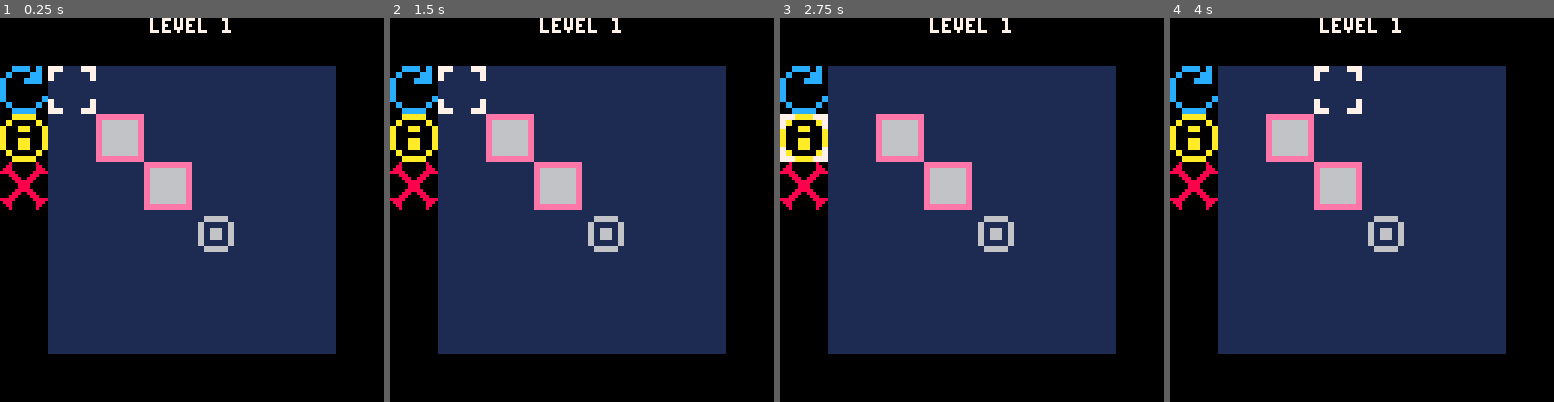
Above: before the commit, frames 1-4 (left to right).
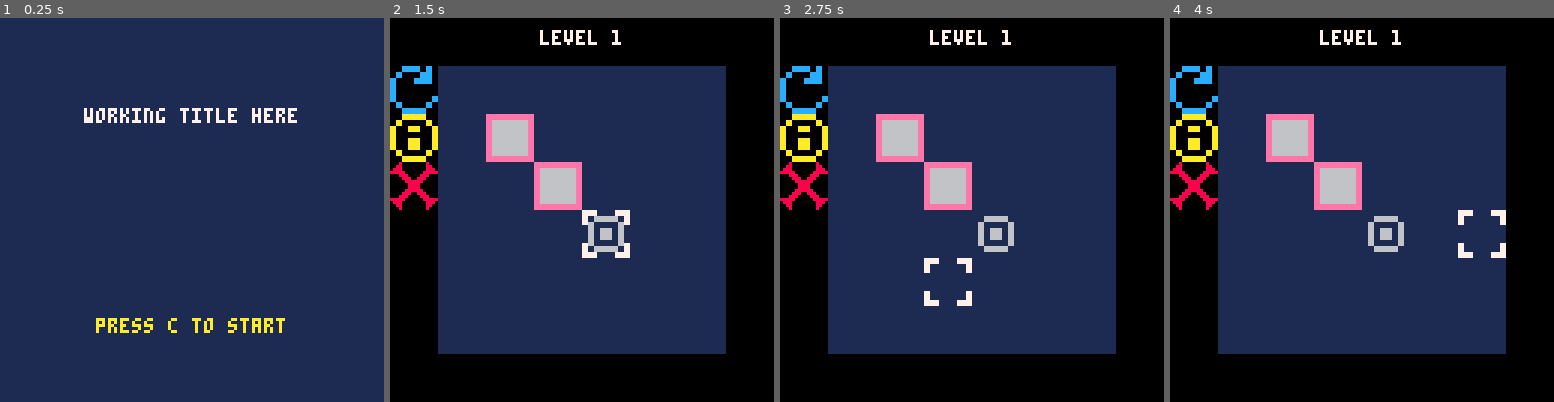
Above: after the commit, the same moments.

Repository: apineapple/tactic-toe
Game: PICO-8 cartridge puzzle.p8
Two runs of this game, one before a commit and one after it. Both use one fixed random seed, a clock stepped at 60 frames per second and the inputs below.
Inputs:
- Up to frame 1 (0.25 s): no input
- Up to frame 2 (1.5 s): tap O (Z key) at 0.33, 0.7, 1.43 s; tap X (X key) at 1.07 s
- Up to frame 3 (2.75 s): hold Left 1.97-2.37 s; tap X (X key) at 2.07, 2.4, 2.73 s; tap O (Z key) at 2.22 s; hold Down from 2.42 s (still down)
- Up to frame 4 (4 s): release Down at 2.82 s; hold Right 2.87-3.53 s; tap X (X key) at 3.07, 3.4, 3.73 s; tap O (Z key) at 3.1, 3.98 s; hold Up from 3.58 s (still down)

The runs differ from the first frame. In frame 1, 49% of the frame differs, in the area x 0-100%, y 0-100%; in frame 2, 1.3%; in frame 3, 1.3%; in frame 4, 1.3%.

Commit message:
Add files via upload

Diff:
--- a/puzzle.p8
+++ b/puzzle.p8
@@ -74,13 +74,12 @@
 	}
 
 cf=1 -- cursor flashing
-mode="" -- info screen flag
+mode="title" -- info screen flag
 sx=0 sy=0 -- stored x/y for lock
 lock = 0 -- locked on block flag
 gf = 2 -- goal flashing
 x=16 y=16 -- position (in tiles)
 t=0 -- timer
-myl=1 --levels cleared
 ml=#b+1 -- max level+1
 re={} -- restart
 un={} -- undo
@@ -109,7 +108,15 @@
 
 function _draw()
  cls()
-	if (mode=="select") then
+ if (mode=="title") then
+ 	cls(1)
+ 	color(7)
+ 	txt="working title here"
+ 	print(txt,64-#txt*2,30)
+ 	color(10)
+ 	txt="press c to start"
+ 	print(txt,64-#txt*2,100)
+	elseif (mode=="select") then
 
  --draw all level tabs
 	 for i=1,ml-1 do
@@ -151,7 +158,8 @@
 		cls()
 		map()
 		color(7)
-		print("level "..l, 50, 0)
+		txt="level "..l
+		print(txt, 64-#txt*2, 4)
 
 		-- goal sprite
 		for i=1, #g[l] do
@@ -299,7 +307,7 @@
 	end
 
 	--undo
-	if (btnp(5)) then
+	if (btnp(5) and mode=="level") then
 			press_x()
 	end
 
@@ -558,7 +566,9 @@
 end
 
 function press_c()
-if(mode=="tutorial" or mode=="select")then
+if (mode=="title") then
+	mode="select"
+elseif(mode=="tutorial" or mode=="select")then
 			mode="level"
 			re={}
 			x=g[l][1][1]*16
@@ -619,13 +629,13 @@
 		end
 end
 __gfx__
-0000000077777ddd111111116666666611111111eeeeeeee00000000eeeeeeee6666666600000000ddddddddddddddddeeeeeeeeeeeeeeeeeeeeeeee66aaaa66
-0000000077777ddd111111116666666611111111eeeeeeee00000000e666666e6111111600000000ddddddddddddddddeeeeeeeeeeeeeeeee000000e66a66a66
-0070070077dddddd111166666611111111111111ee66666600000000e666666e6166661600000000ddaaaaddddddddddeeaaaaaaee111111e000000e66a66a66
-0007700077dddddd111166666611111111111111ee66666600000000e666666e6161161600000000ddaaaaddddddddddeeaaaaaaee111111e000000e6aaaaaa6
-0007700077dddddd116611116611666611111111ee66666600000000e666666e6161161600000000ddaaddddddddddddeeaaaaaaee111111e000000e6aaaaaa6
-00700700dddddddd116611116611666611111111ee66666600000000e666666e6166661600000000ddaaddddddddddddeeaaaaaaee111111e000000e6aaaaaa6
-00000000dddddddd116611666611661111111111ee66666600000000e666666e6111111600000000ddddddddddddddaaeeaaaaaaee111111e000000e6aaaaaa6
+0000000077777ddd111111116666666611111111eeeeeeee00000000eeeeeeee6666666600000000ddddddddddddddddeeeeeeeeeeeeeeeeeeeeeeee66000066
+0000000077777ddd111111116666666611111111eeeeeeee00000000e666666e6111111600000000ddddddddddddddddeeeeeeeeeeeeeeeee000000e66066066
+0070070077dddddd111166666611111111111111ee66666600000000e666666e6166661600000000ddaaaaddddddddddeeaaaaaaee111111e000000e66066066
+0007700077dddddd111166666611111111111111ee66666600000000e666666e6161161600000000ddaaaaddddddddddeeaaaaaaee111111e000000e60000006
+0007700077dddddd116611116611666611111111ee66666600000000e666666e6161161600000000ddaaddddddddddddeeaaaaaaee111111e000000e60000006
+00700700dddddddd116611116611666611111111ee66666600000000e666666e6166661600000000ddaaddddddddddddeeaaaaaaee111111e000000e60000006
+00000000dddddddd116611666611661111111111ee66666600000000e666666e6111111600000000ddddddddddddddaaeeaaaaaaee111111e000000e60000006
 00000000dddddddd116611666611661111111111ee66666600000000eeeeeeee6666666600000000ddddddddddddddaaeeaaaaaaee111111eeeeeeee66666666
 00000000000000000000000000000000000000000000000000000000000000000000000000000000000000000000000000000000000000000000000000000000
 00000000000000000000000000000000000000000000000000000000000000000000000000000000000000000000000000000000000000000000000000000000
